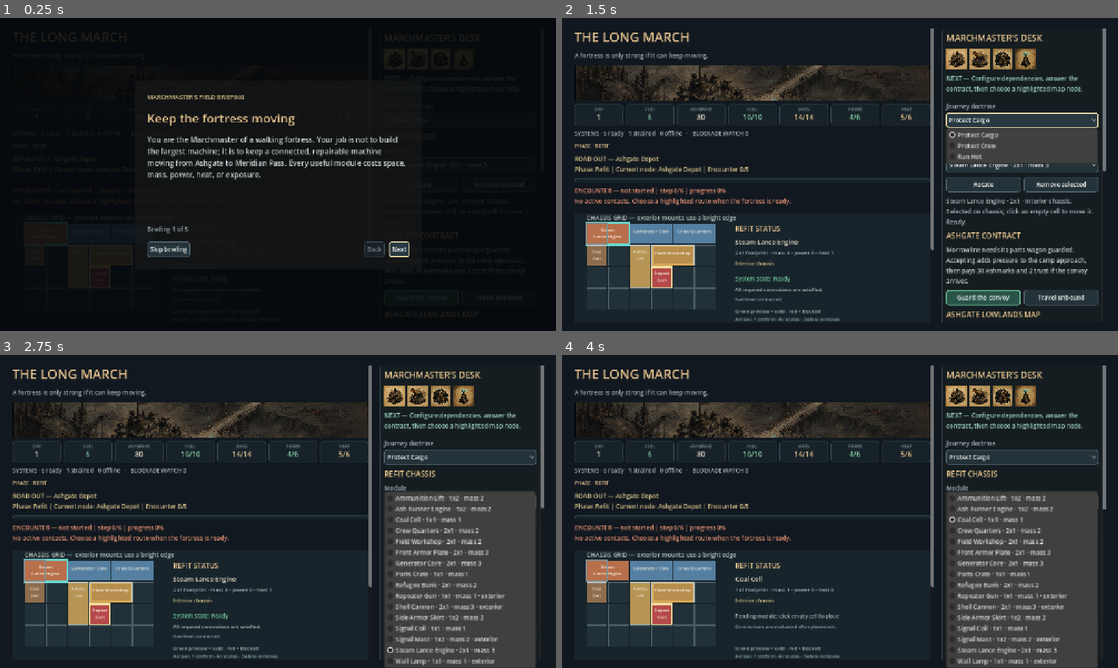
Above: before the commit, frames 1-4 (two rows, left to right).
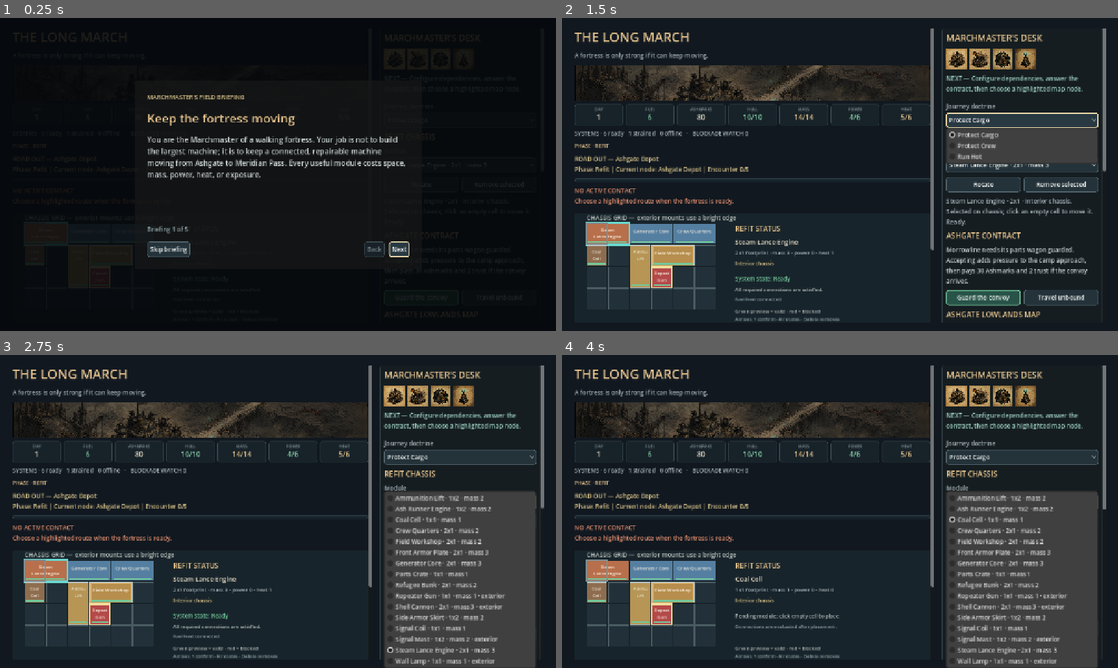
Above: after the commit, the same moments.

Repository: raphaelroshan/the-long-march
Game: Godot game, scene res://scenes/Main.tscn
Two runs of this game, one before a commit and one after it. Both use one fixed random seed, a clock stepped at 60 frames per second and the inputs below.
Inputs:
- Up to frame 1 (0.25 s): no input
- Up to frame 2 (1.5 s): click "Skip briefing" at 0.5 s; click "Protect Cargo" at 1.25 s
- Up to frame 3 (2.75 s): click "Steam Lance Engine · 2x1 · ma…" at 2 s
- Up to frame 4 (4 s): click "Rotate" at 2.75 s; click "Coal Cell · 1x1 · mass 1" at 3.5 s

The runs differ from the first frame. In frame 2, 0.9% of the frame differs, in the area x 2-42%, y 54-86%; in frame 3, 0.9%; in frame 4, 0.9%.

Commit message:
Improve combat readability for playtests

Diff:
--- /dev/null
+++ b/src/ui/combat_panel.gd
@@ -0,0 +1,160 @@
+class_name CombatPanel
+extends VBoxContainer
+
+const MAX_STEPS := 6
+const MAX_ENEMIES := 3
+
+var title_label: Label
+var order_label: Label
+var step_panels: Array[PanelContainer] = []
+var step_labels: Array[Label] = []
+var enemy_panels: Array[PanelContainer] = []
+var enemy_names: Array[Label] = []
+var enemy_states: Array[Label] = []
+var enemy_counters: Array[Label] = []
+var causal_label: Label
+
+func _init() -> void:
+	add_theme_constant_override("separation", 7)
+	title_label = Label.new()
+	title_label.add_theme_font_size_override("font_size", 16)
+	title_label.add_theme_color_override("font_color", Color("#e8c58e"))
+	add_child(title_label)
+	order_label = Label.new()
+	order_label.add_theme_font_size_override("font_size", 12)
+	order_label.add_theme_color_override("font_color", Color("#aab6ba"))
+	add_child(order_label)
+
+	var timeline := HBoxContainer.new()
+	timeline.add_theme_constant_override("separation", 5)
+	for index in range(MAX_STEPS):
+		var step_panel := PanelContainer.new()
+		step_panel.custom_minimum_size = Vector2(0, 28)
+		step_panel.size_flags_horizontal = Control.SIZE_EXPAND_FILL
+		var step_label := Label.new()
+		step_label.text = str(index + 1)
+		step_label.horizontal_alignment = HORIZONTAL_ALIGNMENT_CENTER
+		step_label.vertical_alignment = VERTICAL_ALIGNMENT_CENTER
+		step_label.add_theme_font_size_override("font_size", 11)
+		step_panel.add_child(step_label)
+		step_panels.append(step_panel)
+		step_labels.append(step_label)
+		timeline.add_child(step_panel)
+	add_child(timeline)
+
+	var enemy_row := HBoxContainer.new()
+	enemy_row.add_theme_constant_override("separation", 7)
+	for _index in range(MAX_ENEMIES):
+		var card := PanelContainer.new()
+		card.custom_minimum_size = Vector2(0, 94)
+		card.size_flags_horizontal = Control.SIZE_EXPAND_FILL
+		var stack := VBoxContainer.new()
+		stack.add_theme_constant_override("separation", 2)
+		card.add_child(stack)
+		var enemy_name := Label.new()
+		enemy_name.horizontal_alignment = HORIZONTAL_ALIGNMENT_CENTER
+		enemy_name.add_theme_font_size_override("font_size", 13)
+		stack.add_child(enemy_name)
+		var enemy_state := Label.new()
+		enemy_state.horizontal_alignment = HORIZONTAL_ALIGNMENT_CENTER
+		enemy_state.autowrap_mode = TextServer.AUTOWRAP_WORD_SMART
+		enemy_state.add_theme_font_size_override("font_size", 11)
+		stack.add_child(enemy_state)
+		var counter := Label.new()
+		counter.horizontal_alignment = HORIZONTAL_ALIGNMENT_CENTER
+		counter.autowrap_mode = TextServer.AUTOWRAP_WORD_SMART
+		counter.add_theme_font_size_override("font_size", 10)
+		counter.add_theme_color_override("font_color", Color("#9aa8aa"))
+		stack.add_child(counter)
+		enemy_panels.append(card)
+		enemy_names.append(enemy_name)
+		enemy_states.append(enemy_state)
+		enemy_counters.append(counter)
+		enemy_row.add_child(card)
+	add_child(enemy_row)
+
+	causal_label = Label.new()
+	causal_label.autowrap_mode = TextServer.AUTOWRAP_WORD_SMART
+	causal_label.add_theme_font_size_override("font_size", 11)
+	causal_label.add_theme_color_override("font_color", Color("#c9d2d2"))
+	add_child(causal_label)
+
+func _panel_style(background: Color, border: Color, width: int = 1) -> StyleBoxFlat:
+	var style := StyleBoxFlat.new()
+	style.bg_color = background
+	style.border_color = border
+	style.set_border_width_all(width)
+	style.set_corner_radius_all(4)
+	style.content_margin_left = 6
+	style.content_margin_right = 6
+	style.content_margin_top = 5
+	style.content_margin_bottom = 5
+	return style
+
+func _latest_causal_lines(report: Array) -> String:
+	var useful: Array[String] = []
+	for raw_line in report:
+		var line := String(raw_line)
+		if line.begins_with("Forecast:") or line.begins_with("Route:") or line.begins_with("Step "):
+			continue
+		useful.append(line)
+	var recent := useful.slice(maxi(0, useful.size() - 2), useful.size())
+	return "\n".join(recent) if not recent.is_empty() else "Advance one step to reveal attacks, targets, and dependency changes."
+
+func configure(view: Dictionary, enemy_definitions: Dictionary) -> void:
+	var step := int(view.get("step", 0))
+	var active := bool(view.get("active", false))
+	var doctrine := String(view.get("doctrine", "protect_cargo")).replace("_", " ").capitalize()
+	var command_points := int(view.get("command_points", 0))
+	var intervention_used := bool(view.get("intervention_used", false))
+	title_label.text = "ACTIVE CONTACT · %s" % String(view.get("location_name", "Unknown road")).to_upper()
+	order_label.text = "Doctrine: %s   ·   Emergency order: %s   ·   Step %d/%d" % [doctrine, "spent" if intervention_used else "ready (%d CP)" % command_points, step, MAX_STEPS]
+	for index in range(MAX_STEPS):
+		var fill := Color("#1b272d")
+		var border := Color("#3c4d54")
+		var text_color := Color("#718087")
+		if index < step:
+			fill = Color("#25493e")
+			border = Color("#73c99b")
+			text_color = Color("#d4f1e4")
+		elif index == step and active:
+			fill = Color("#5a4029")
+			border = Color("#e8c58e")
+			text_color = Color("#fff1ce")
+		step_panels[index].add_theme_stylebox_override("panel", _panel_style(fill, border, 2 if index == step and active else 1))
+		step_labels[index].add_theme_color_override("font_color", text_color)
+
+	var enemies: Array = view.get("enemies", [])
+	for index in range(MAX_ENEMIES):
+		var card := enemy_panels[index]
+		if index >= enemies.size():
+			card.visible = false
+			continue
+		card.visible = true
+		var enemy: Dictionary = enemies[index]
+		var enemy_id := String(enemy.get("id", ""))
+		var definition: Dictionary = enemy_definitions.get(enemy_id, {})
+		var defeated := bool(enemy.get("defeated", false))
+		var arrived := bool(enemy.get("arrived", false))
+		var target := String(enemy.get("target", ""))
+		var fill := Color("#1d3038")
+		var border := Color("#527786")
+		var state_color := Color("#9eced7")
+		if defeated:
+			fill = Color("#203d35")
+			border = Color("#73c99b")
+			state_color = Color("#8bd6ad")
+		elif arrived:
+			fill = Color("#482b29")
+			border = Color("#ef8375")
+			state_color = Color("#ffaea2")
+		card.add_theme_stylebox_override("panel", _panel_style(fill, border, 2))
+		enemy_names[index].text = String(definition.get("name", enemy_id)).to_upper()
+		var health_word := "pressure" if enemy_id == "storm_front" else "HP"
+		var contact_state := "CLEARED" if defeated and enemy_id == "storm_front" else ("DEFEATED" if defeated else ("CONTACT" if arrived else "APPROACHING · ETA %d" % int(definition.get("arrival_step", 0))))
+		var target_text := " · target %s" % target.replace("_", " ") if arrived and not target.is_empty() and not defeated else ""
+		enemy_states[index].text = "%s\n%s %d/%d%s" % [contact_state, health_word, int(enemy.get("hp", 0)), int(enemy.get("max_hp", 0)), target_text]
+		enemy_states[index].add_theme_color_override("font_color", state_color)
+		enemy_counters[index].text = "Counter: %s" % String(definition.get("counter", "unknown"))
+		card.tooltip_text = "%s approaches by %s and prioritizes %s." % [String(definition.get("name", enemy_id)), String(definition.get("route", "the road")), ", ".join(definition.get("target_tags", []))]
+	causal_label.text = "LATEST CAUSE & EFFECT\n%s" % _latest_causal_lines(view.get("report", []))
--- a/src/ui/main.gd
+++ b/src/ui/main.gd
@@ -3,6 +3,7 @@
 const LongMarchState = preload("res://src/core/fortress_state.gd")
 const PlaytestJournal = preload("res://src/support/playtest_journal.gd")
 const CampaignMapView = preload("res://src/ui/campaign_map.gd")
+const CombatPanel = preload("res://src/ui/combat_panel.gd")
 const JOURNEY_BACKGROUND = preload("res://assets/ashgate_journey_background.png")
 const ENGINE_ICON = preload("res://assets/steam_lance_engine_icon.png")
 const CANNON_ICON = preload("res://assets/shell_cannon_icon.png")
@@ -35,9 +36,12 @@
 
 var state: LongMarchState
 var metric_labels: Dictionary = {}
+var subtitle_label: Label
+var journey_banner: TextureRect
 var status_label: Label
 var journey_label: Label
 var encounter_label: Label
+var combat_panel: CombatPanel
 var event_label: Label
 var log_label: Label
 var route_option: OptionButton
@@ -60,6 +64,7 @@
 var route_group: Control
 var doctrine_group: Control
 var intervention_title: Label
+var intervention_help_label: Label
 var settlement_title: Label
 var settlement_group: Control
 var campaign_title: Label
@@ -81,7 +86,6 @@
 var asset_row: HBoxContainer
 var phase_badge: Label
 var campaign_progress_bar: ProgressBar
-var encounter_progress_bar: ProgressBar
 var how_to_play_button: Button
 var feedback_button: Button
 var onboarding_overlay: Control
@@ -236,11 +240,11 @@
 	title.add_theme_color_override("font_color", Color("#e8c58e"))
 	left.add_child(title)
 
-	var subtitle := Label.new()
-	subtitle.text = "A fortress is only strong if it can keep moving."
-	subtitle.add_theme_color_override("font_color", Color("#aab6ba"))
-	left.add_child(subtitle)
-	var journey_banner := TextureRect.new()
+	subtitle_label = Label.new()
+	subtitle_label.text = "A fortress is only strong if it can keep moving."
+	subtitle_label.add_theme_color_override("font_color", Color("#aab6ba"))
+	left.add_child(subtitle_label)
+	journey_banner = TextureRect.new()
 	journey_banner.texture = JOURNEY_BACKGROUND
 	journey_banner.custom_minimum_size = Vector2(0, 82)
 	journey_banner.expand_mode = TextureRect.EXPAND_IGNORE_SIZE
@@ -277,17 +281,14 @@
 	campaign_progress_bar.custom_minimum_size = Vector2(0, 8)
 	campaign_progress_bar.tooltip_text = "Secured encounters in the five-encounter Ashgate Lowlands chapter."
 	left.add_child(campaign_progress_bar)
+	combat_panel = CombatPanel.new()
+	combat_panel.visible = false
+	left.add_child(combat_panel)
 	encounter_label = Label.new()
 	encounter_label.autowrap_mode = TextServer.AUTOWRAP_WORD_SMART
 	encounter_label.custom_minimum_size = Vector2(740, 54)
 	encounter_label.add_theme_color_override("font_color", Color("#e89270"))
 	left.add_child(encounter_label)
-	encounter_progress_bar = ProgressBar.new()
-	encounter_progress_bar.max_value = 100
-	encounter_progress_bar.show_percentage = false
-	encounter_progress_bar.custom_minimum_size = Vector2(0, 7)
-	encounter_progress_bar.tooltip_text = "Progress through the current six-step encounter."
-	left.add_child(encounter_progress_bar)
 
 	fortress_panel = FortressPanel.new()
 	fortress_panel.custom_minimum_size = Vector2(760, 260)
@@ -515,14 +516,20 @@
 	intervention_title.add_theme_font_size_override("font_size", 17)
 	intervention_title.add_theme_color_override("font_color", Color("#e8c58e"))
 	controls.add_child(intervention_title)
+	intervention_help_label = Label.new()
+	intervention_help_label.autowrap_mode = TextServer.AUTOWRAP_WORD_SMART
+	intervention_help_label.add_theme_font_size_override("font_size", 11)
+	intervention_help_label.add_theme_color_override("font_color", Color("#aab6ba"))
+	controls.add_child(intervention_help_label)
 	for action in [
-		{"id": "shift_power", "label": "Shift power to weapons"},
-		{"id": "seal_compartment", "label": "Seal selected module"},
-		{"id": "vent_heat", "label": "Vent heat"},
-		{"id": "cut_loose_cargo", "label": "Cut loose cargo"}
+		{"id": "shift_power", "label": "Shift power · +weapon output / +heat", "tip": "Increase operational weapon damage by one, but add one heat."},
+		{"id": "seal_compartment", "label": "Seal selected · protected / offline", "tip": "Prevent enemies from targeting the selected module, but disable it for this encounter."},
+		{"id": "vent_heat", "label": "Vent heat · −3 heat / exposed exterior", "tip": "Remove three heat. The next hit against an exterior system deals one additional damage."},
+		{"id": "cut_loose_cargo", "label": "Cut loose cargo · preserve mobility", "tip": "Discard a refuge, parts, or fuel cargo module to keep the fortress moving."}
 	]:
 		var intervention := Button.new()
 		intervention.text = String(action.label)
+		intervention.tooltip_text = String(action.tip)
 		intervention.pressed.connect(_use_intervention.bind(String(action.id)))
 		intervention_buttons.append(intervention)
 		controls.add_child(intervention)
@@ -1170,6 +1177,8 @@
 	remove_button.disabled = not state.can_refit() or selected_installed.is_empty()
 	var is_refit_phase := state.phase in ["refit", "settlement"]
 	var is_battle_phase := state.phase in ["battle", "final_battle"]
+	subtitle_label.visible = not is_battle_phase
+	journey_banner.visible = not is_battle_phase
 	asset_row.visible = state.phase in ["refit", "battle", "final_battle"]
 	match state.phase:
 		"refit":
@@ -1193,12 +1202,19 @@
 	doctrine_option.disabled = state.phase in ["battle", "final_battle", "results"]
 	travel_button.visible = state.phase == "refit" and not state.campaign_active
 	travel_button.disabled = state.phase != "refit"
+	combat_panel.visible = is_battle_phase
+	encounter_label.visible = not is_battle_phase
 	advance_encounter_button.visible = is_battle_phase
 	advance_encounter_button.disabled = not state.encounter_active
 	intervention_title.visible = is_battle_phase
+	intervention_help_label.visible = is_battle_phase
+	intervention_title.text = "ENCOUNTER ORDER · %s" % ("SPENT" if state.encounter_intervention_used else "1 AVAILABLE")
+	intervention_help_label.text = "Choose once per encounter. Seal target: %s." % (String(selected_definition.get("name", selected_module_id)) if not selected_installed.is_empty() else "select a chassis module first")
 	for index in range(intervention_buttons.size()):
 		intervention_buttons[index].visible = is_battle_phase
 		intervention_buttons[index].disabled = not state.encounter_active or state.encounter_intervention_used or (index == 1 and selected_installed.is_empty())
+	if intervention_buttons.size() >= 4:
+		intervention_buttons[1].text = "Seal %s · protected / offline" % (String(selected_definition.get("name", "selected")) if not selected_installed.is_empty() else "selected module")
 	settlement_group.visible = state.phase == "settlement"
 	settlement_title.visible = state.phase == "settlement"
 	settlement_repair_button.visible = state.phase == "settlement"
@@ -1241,8 +1257,11 @@
 	status_label.text = "SYSTEMS · %d ready   %d strained   %d offline%s" % [int(dependencies.ready), int(dependencies.strained), int(dependencies.offline), "   ·   BLOCKADE %s %d" % [state.campaign_pressure_band().to_upper(), state.campaign_pressure] if state.campaign_active else ""]
 	campaign_progress_bar.visible = state.campaign_active
 	campaign_progress_bar.value = state.campaign_encounters_completed
-	encounter_progress_bar.visible = is_battle_phase
-	encounter_progress_bar.value = state.encounter_progress * 100.0
+	var combat_view := state.encounter_summary()
+	combat_view["location_name"] = String(LongMarchState.JOURNEY_NODES.get(state.journey_node, {}).get("name", state.journey_node))
+	combat_view["doctrine"] = state.encounter_target_doctrine
+	combat_view["command_points"] = state.command_points
+	combat_panel.configure(combat_view, LongMarchState.ENCOUNTER_ENEMIES)
 	var route_name := String(LongMarchState.ROUTES.get(state.journey_route, {}).get("name", "Meridian Pass" if state.journey_route == "meridian_pass" else "not chosen"))
 	if state.campaign_active:
 		var path_names: Array[String] = []
@@ -1251,23 +1270,13 @@
 		journey_label.text = "ROAD OUT — %s\nPhase: %s | Current node: %s | Encounter %d/5" % [" → ".join(path_names), state.phase.replace("_", " ").capitalize(), String(LongMarchState.JOURNEY_NODES.get(state.journey_node, {}).get("name", state.journey_node)), state.campaign_encounters_completed]
 	else:
 		journey_label.text = "JOURNEY — Ashgate Depot → Morrowline Camp → Meridian Pass\nPhase: %s | Current node: %s | Route: %s" % [state.phase.replace("_", " ").capitalize(), String(LongMarchState.JOURNEY_NODES.get(state.journey_node, {}).get("name", state.journey_node)), route_name]
-	var encounter_lines: Array[String] = []
-	for enemy in state.encounter_enemies:
-		var enemy_id: String = String(enemy.get("id", ""))
-		var enemy_name: String = String(LongMarchState.ENCOUNTER_ENEMIES.get(enemy_id, {}).get("name", enemy_id))
-		var enemy_state: String
-		if bool(enemy.get("defeated", false)):
-			enemy_state = "cleared" if enemy_id == "storm_front" else "defeated"
-		elif enemy_id == "storm_front":
-			enemy_state = "pressure %d/%d" % [int(enemy.get("hp", 0)), int(enemy.get("max_hp", 0))]
-		else:
-			enemy_state = "%d/%d hp" % [int(enemy.get("hp", 0)), int(enemy.get("max_hp", 0))]
-		var target: String = String(enemy.get("target", "approaching"))
-		encounter_lines.append("%s — %s — target %s" % [enemy_name, enemy_state, target])
 	if state.phase == "results":
 		encounter_label.text = "RUN RESULT — %s\nDay %d · Hull %d/10 · Ashmarks %d · Trust %d · Contract %s · %d systems offl …(215 unchanged characters)…
-	else:
-		encounter_label.text = "ENCOUNTER — %s | step %d/6 | progress %.0f%%\n%s" % ["active" if state.encounter_active else (state.encounter_outcome if not state.encounter_outcome.is_empty() else "not started"), state.encounter_step, state.encounter_progress * 100.0, " | ".join(encounter_lines) if not encounter_lines.is_empty() else "No active contacts. Choose a highlighted route when the fortress is ready."]
+	elif not state.encounter_outcome.is_empty():
+		var last_consequence := state.encounter_report[-1] if not state.encounter_report.is_empty() else "The road is clear."
+		encounter_label.text = "AFTER-ACTION — %s · resolved in %d step(s)\n%s" % [state.encounter_outcome.replace("_", " ").to_upper(), state.encounter_step, String(last_consequence)]
+	else:
+		encounter_label.text = "NO ACTIVE CONTACT\nChoose a highlighted route when the fortress is ready."
 	var recent: Array[String] = []
 	var start := maxi(0, state.log.size() - 4)
 	for index in range(start, state.log.size()):
@@ -1279,6 +1288,12 @@
 	fortress_panel.placement_module_id = selected_module_id
 	fortress_panel.placement_rotated = placement_rotated
 	fortress_panel.selected_cell = selected_module_cell
+	fortress_panel.combat_target_ids.clear()
+	if is_battle_phase:
+		for enemy in state.encounter_enemies:
+			var target_id := String(enemy.get("target", ""))
+			if bool(enemy.get("arrived", false)) and not bool(enemy.get("defeated", false)) and not target_id.is_empty() and target_id != "hull" and target_id not in fortress_panel.combat_target_ids:
+				fortress_panel.combat_target_ids.append(target_id)
 	fortress_panel.queue_redraw()
 
 class FortressPanel extends Control:
@@ -1293,6 +1308,7 @@
 	var placement_rotated: bool = false
 	var selected_cell := Vector2i(-1, -1)
 	var cursor_cell := Vector2i(0, 0)
+	var combat_target_ids: Array[String] = []
 	var family_colors := {
 		"engine": Color("#b86f4b"),
 		"weapon": Color("#b44949"),
@@ -1442,6 +1458,14 @@
 			if state_name != "ready":
 				draw_rect(rect.grow(-3), Color("#e3ad55") if state_name == "strained" else Color("#e06f61"), false, 2.0)
 			_draw_module_name(rect, String(definition.get("name", instance.get("id", ""))))
+			var maximum := maxi(1, int(definition.get("durability", 1)))
+			var durability := maxi(0, int(instance.get("durability", 0)))
+			var durability_ratio := clampf(float(durability) / float(maximum), 0.0, 1.0)
+			var bar_rect := Rect2(rect.position + Vector2(4, rect.size.y - 7), Vector2(rect.size.x - 8, 4))
+			draw_rect(bar_rect, Color("#172026"), true)
+			draw_rect(Rect2(bar_rect.position, Vector2(bar_rect.size.x * durability_ratio, bar_rect.size.y)), Color("#73c99b") if durability_ratio > 0.5 else (Color("#e8c58e") if durability_ratio > 0.25 else Color("#ef8375")), true)
+			if String(instance.get("id", "")) in combat_target_ids:
+				draw_rect(rect.grow(3), Color("#ff806f"), false, 4.0)
 			if selected_cell in state.occupied_cells(instance):
 				draw_rect(rect.grow(2), Color("#69d8cf"), false, 3.0)
 		var cursor_rect := Rect2(ORIGIN + Vector2(cursor_cell.x * CELL, cursor_cell.y * CELL), Vector2(CELL - 3, CELL - 3))
--- a/tests/test_prototype_flow.gd
+++ b/tests/test_prototype_flow.gd
@@ -72,7 +72,8 @@
 	_expect(game.campaign_map.detail_label.text.contains("Known route"), "keyboard or controller focus should expose the same route detail as mouse hover")
 	await _press_campaign_node("rill_crossing")
 	_expect(game.state.phase == "battle", "the first map choice should begin a road encounter")
-	_expect(game.encounter_progress_bar.visible, "battle state should expose encounter progress")
+	_expect(game.combat_panel.visible and game.combat_panel.step_panels.size() == 6, "battle state should expose the six-step encounter timeline")
+	_expect(game.combat_panel.enemy_panels[0].visible and game.combat_panel.enemy_names[0].text == "ROAD RAIDER", "battle state should expose a readable enemy card")
 	await _advance_until_phase("map")
 	_expect(int(game.campaign_progress_bar.value) == 1, "the region progress bar should advance after a secured encounter")
 	_expect(game.campaign_map.status_for("rill_crossing") == "current" and game.campaign_map.status_for("ashgate_depot") == "secured", "the map should retain the secured route and move the current marker")
Not shown, changed: README.md
Not shown, changed: design/ashgate_lowlands_alpha.md
Not shown, changed: docs/decision_log.md
